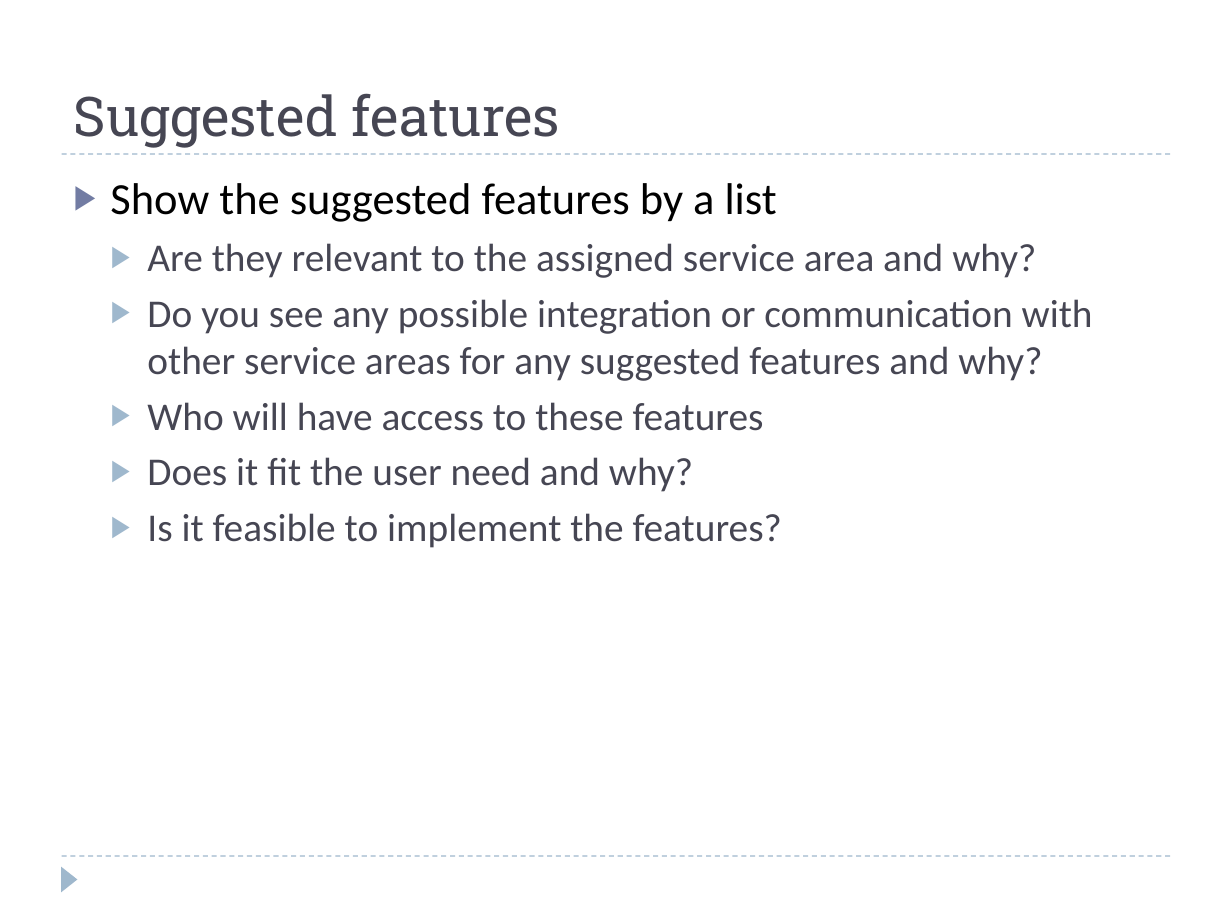
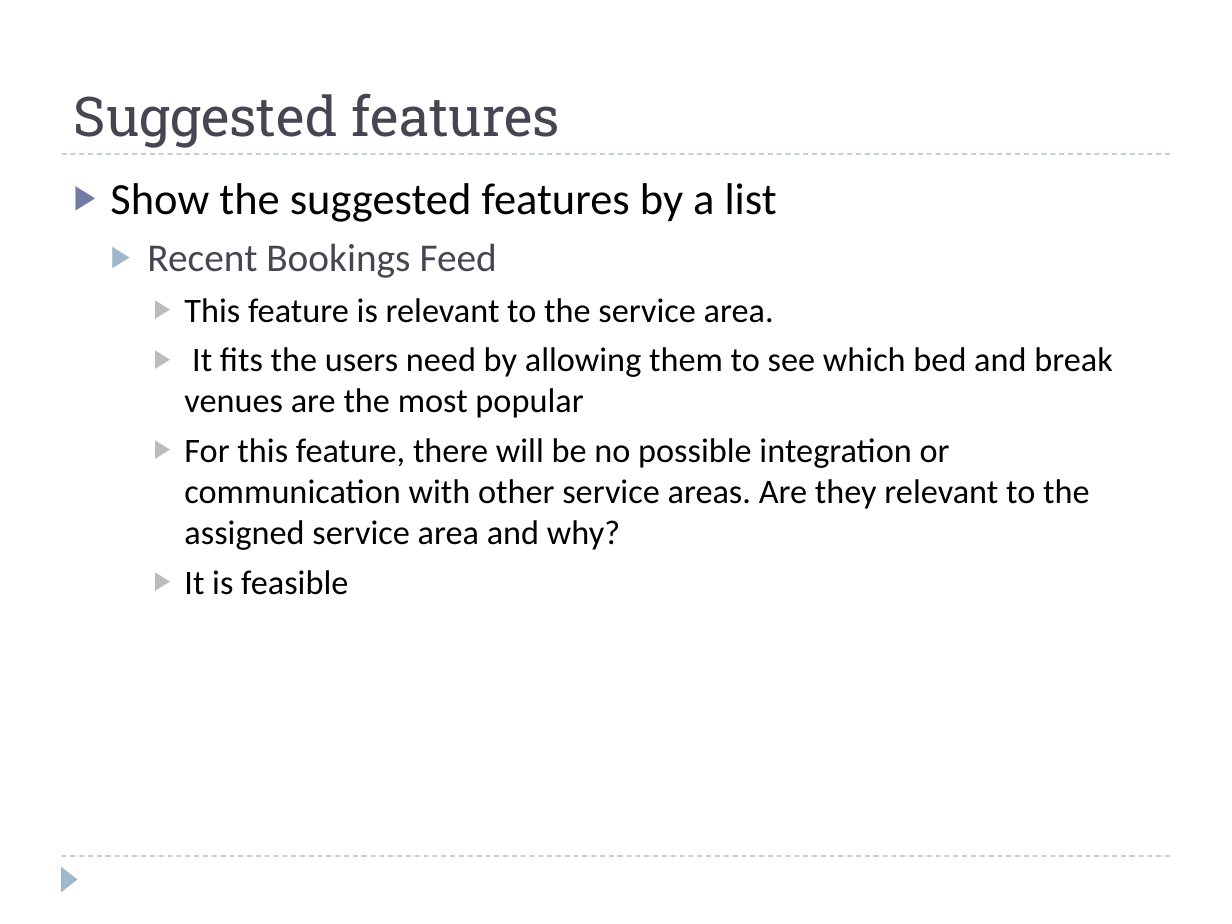
Before and after one commit to Lanzaa/CS160-2012, a slide deck: slide 7 of M1-B/group2M1PartB.ppt (slide 5 before the commit). Drawn at 1232x924 pixels with LibreOffice and Linux fonts; fonts in the diff are those of the drawing. Boxes give left, top, right and bottom in pixels: in the first picture for what was removed or moved away, otherwise in the second. Text is boxed around its words. In the diff, an @@ line names an element or a change of style, - is before the commit and + after.

```diff
--- a/M1-B/group2M1PartB.ppt
+++ b/M1-B/group2M1PartB.ppt
@@ text at (147,243,1113,595): text changed; size 23 to 20 pt; text colour #464653 to #000000 @@
-  ▶ Are they relevant to the assigned service area and why?
-  ▶ Do you see any possible integration or communication with other service areas for any suggested features and why?
-  ▶ Who will have access to these features
-  ▶ Does it fit the user need and why?
-  ▶ Is it feasible to implement the features?
+  ▶ Recent Bookings Feed
+    ▶ This feature is relevant to the service area.
+    ▶ It fits the users need by allowing them to see which bed and break venues are the most popular
+    ▶ For this feature, there will be no possible integration or communication with other service areas. Are they relevant to the assigned service area and why?
+    ▶ It is feasible
```
Also in this commit, not shown: 5 other slides changed, 6 slides added.
